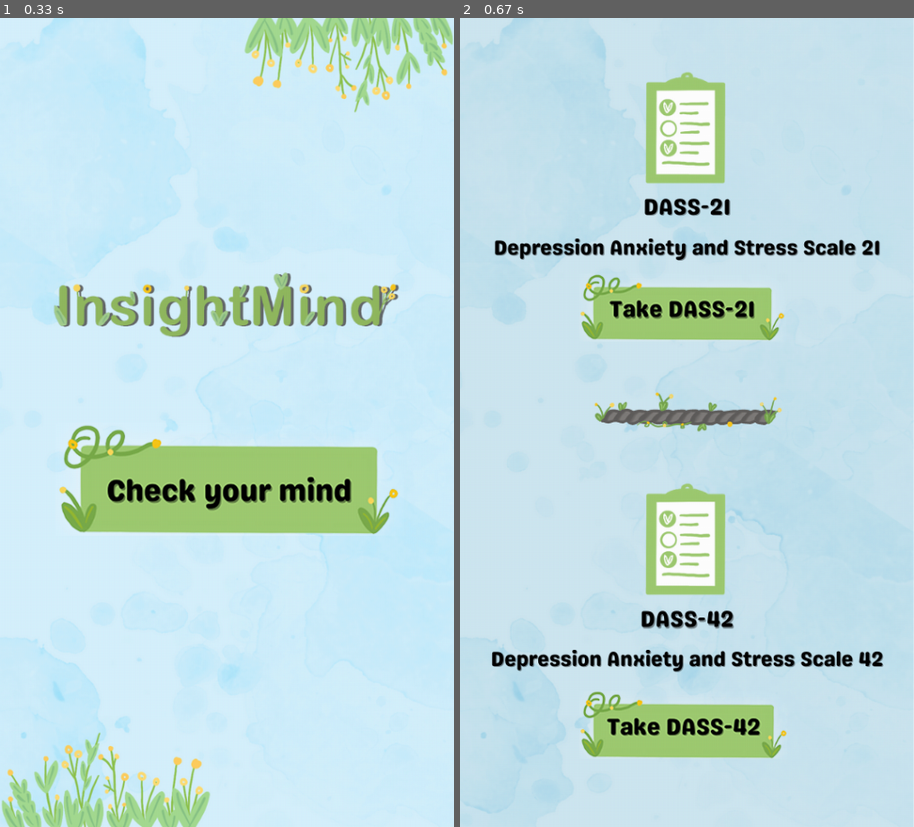
Above: before the commit, frames 1-2 (left to right).
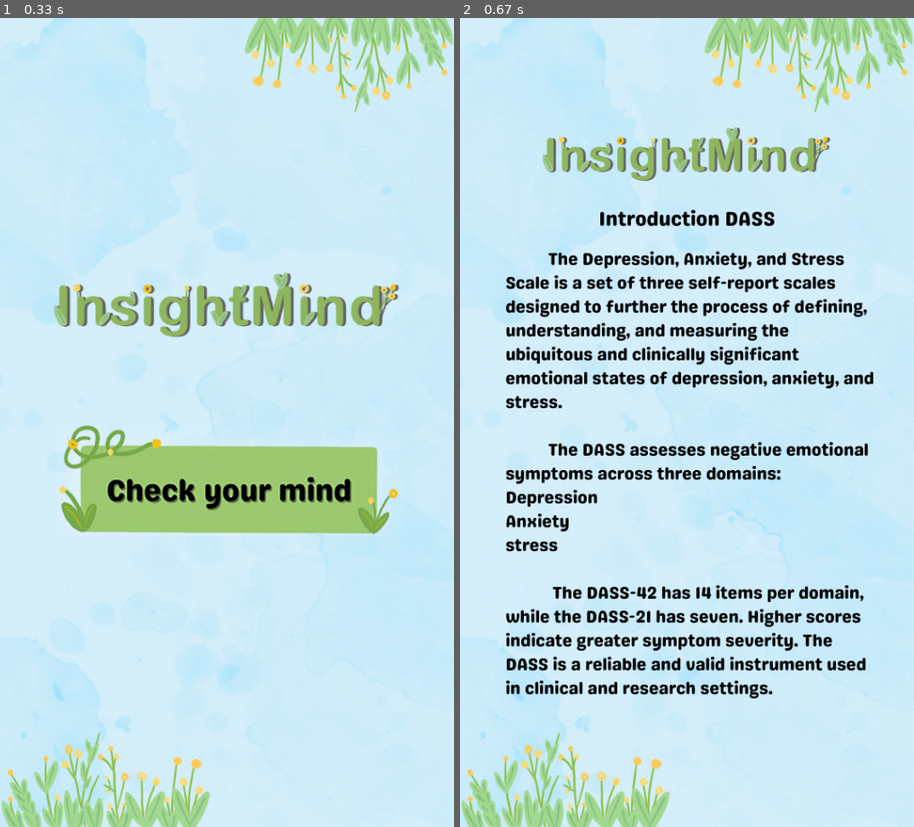
Above: after the commit, the same moments.

Repository: FhaShare/InsightMind
Game: pygame game, started from pygame/InsightMind.py
Same seed, same stepped clock (60 frames per second), same inputs: the game is played once before the commit and once after it.
Inputs (mouse positions are in pixels of both pictures, inside the frame that each line leads up to):
- Up to frame 1 (0.33 s): no input
- Up to frame 2 (0.67 s): click (687, 422) at 0.38 s

Frame 1 is identical in both runs. In frame 2, 27% of the frame differs, in the area x 0-100%, y 0-100%.

Commit message:
Add next and back button

Diff:
--- a/pygame/InsightMind.py
+++ b/pygame/InsightMind.py
@@ -11,17 +11,28 @@
     pygame.display.set_caption("InsightMind")
 
     #Image loading
-    # image1 = pygame.image.load("images/filename.png")
+    # image = pygame.image.load("images/filename.png")
+    # Page1: Main Menu
     main_menu = pygame.image.load("pygame/images/MainMenu.png")
-    # second_page = pygame.image.load()
+    # Page2: Introduction DASS
+    intro_page1 = pygame.image.load("pygame/images/Introduction_DASS.png")
+    # Page3: The DASS and Diagnosis
+    intro_page2 = pygame.image.load("pygame/images/DASS_Diagnosis.png")
+    #Page4: DassMenu
     dass_menu = pygame.image.load("pygame/images/DassMenu.png")
 
     # List of pages
-    pages = [main_menu, dass_menu]
+    pages = [main_menu, intro_page1, intro_page2, dass_menu]
 
     # Button on MainMenu page
     start_img = pygame.image.load('pygame/images/MainButton.png').convert_alpha()
     start_button = buttons.Button(65, 474.8, start_img, 1)
+
+    # Button for navigating pages
+    back_img = pygame.image.load("pygame/images/back.png")
+    back_intro_button = buttons.Button(291, 860, back_img, 1)
+    next_img = pygame.image.load("pygame/images/next.png")
+    next_intro_button = buttons.Button(395, 860, next_img, 1)
 
     # Button on DassMenu page
     dass21_img = pygame.image.load('pygame/images/dass21.png').convert_alpha()
@@ -52,7 +63,16 @@
                 current_page = 1  # Move to the second page
 
         # DassMenu page logic
-        elif current_page == 1:
+        elif current_page == 3:
+            if dass21_button.draw(screen):
+                print("dass21_button clicked")
+                # current_question = dass21List[0]
+            if dass42_button.draw(screen):
+                print("dass42_button clicked")
+                # current_question = dass42List[0]
+
+        # DassMenu page logic
+        elif current_page == 3:
             if dass21_button.draw(screen):
                 print("dass21_button clicked")
                 # current_question = dass21List[0]
Renamed: pygame/images/left.png -> pygame/images/back.png
Renamed: pygame/images/right.png -> pygame/images/next.png
